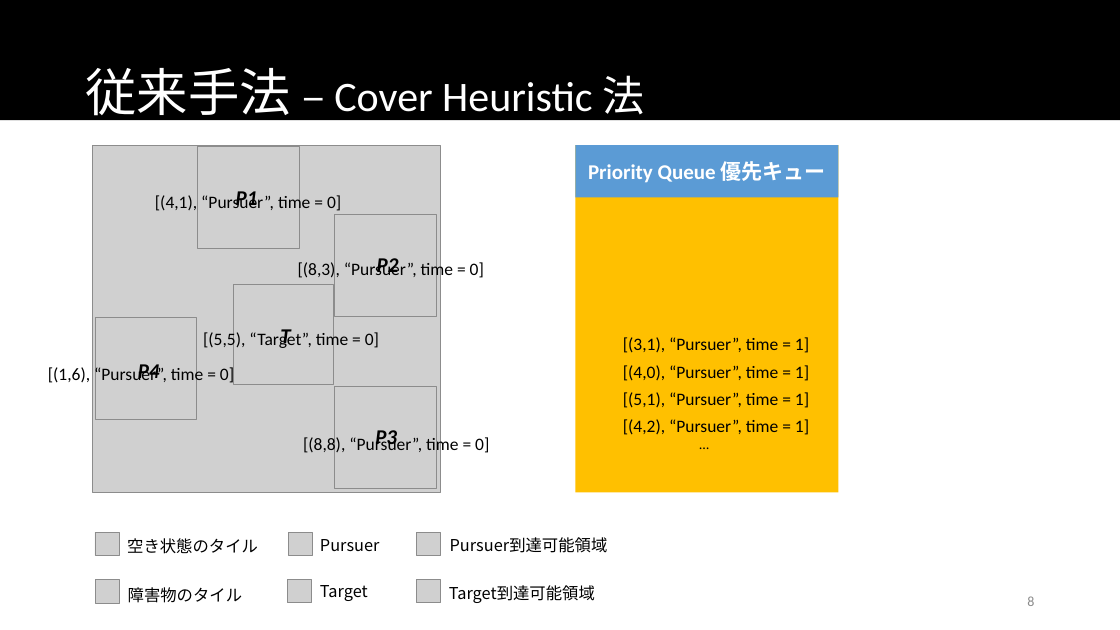
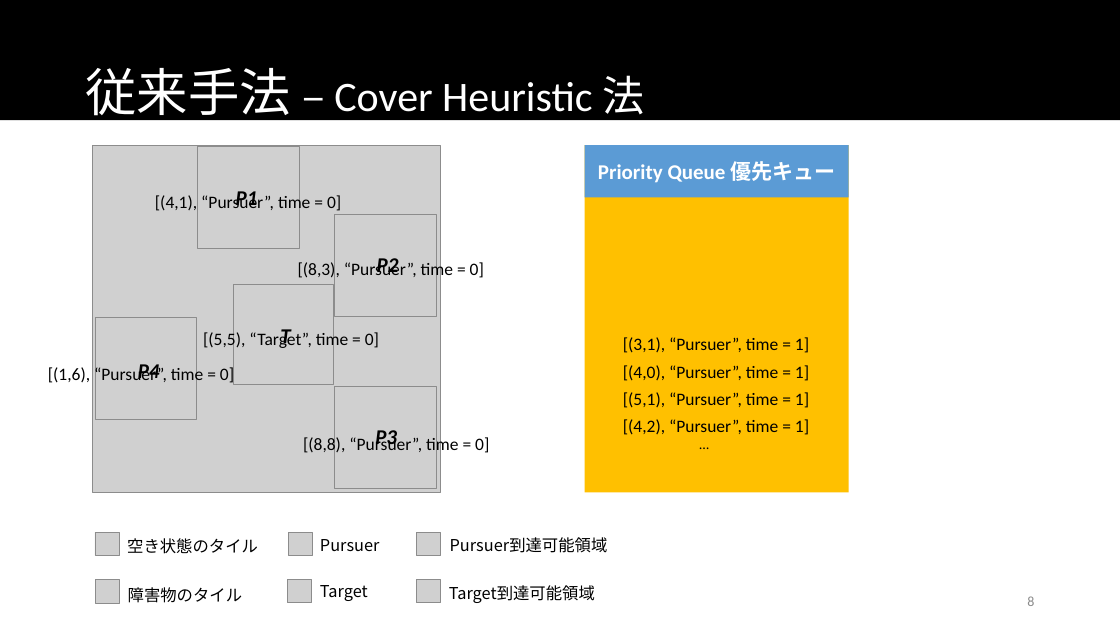
Before and after one commit to namidairo777/xiao_multiagent, a slide deck: slide 8 of documents/情報処理学会TANGXIAO_20170312.pptx. Drawn at 1120x630 pixels with LibreOffice and Linux fonts; fonts in the diff are those of the drawing; grey boxes stand for pictures. Boxes give left, top, right and bottom in pixels: in the first picture for what was removed or moved away, otherwise in the second. Text is boxed around its words. In the diff, an @@ line names an element or a change of style, - is before the commit and + after.

```diff
--- a/documents/情報処理学会TANGXIAO_20170312.pptx
+++ b/documents/情報処理学会TANGXIAO_20170312.pptx
@@ rectangle "Priority Queue 優先キュー" moved from (x1=576, y1=145, x2=839, y2=197) to (x1=585, y1=145, x2=849, y2=197) @@
@@ rectangle moved from (x1=576, y1=145, x2=839, y2=492) to (x1=585, y1=145, x2=849, y2=492) @@
```
Also in this commit, not shown: 13 other slides changed, 1 slide added, 13 other files.
